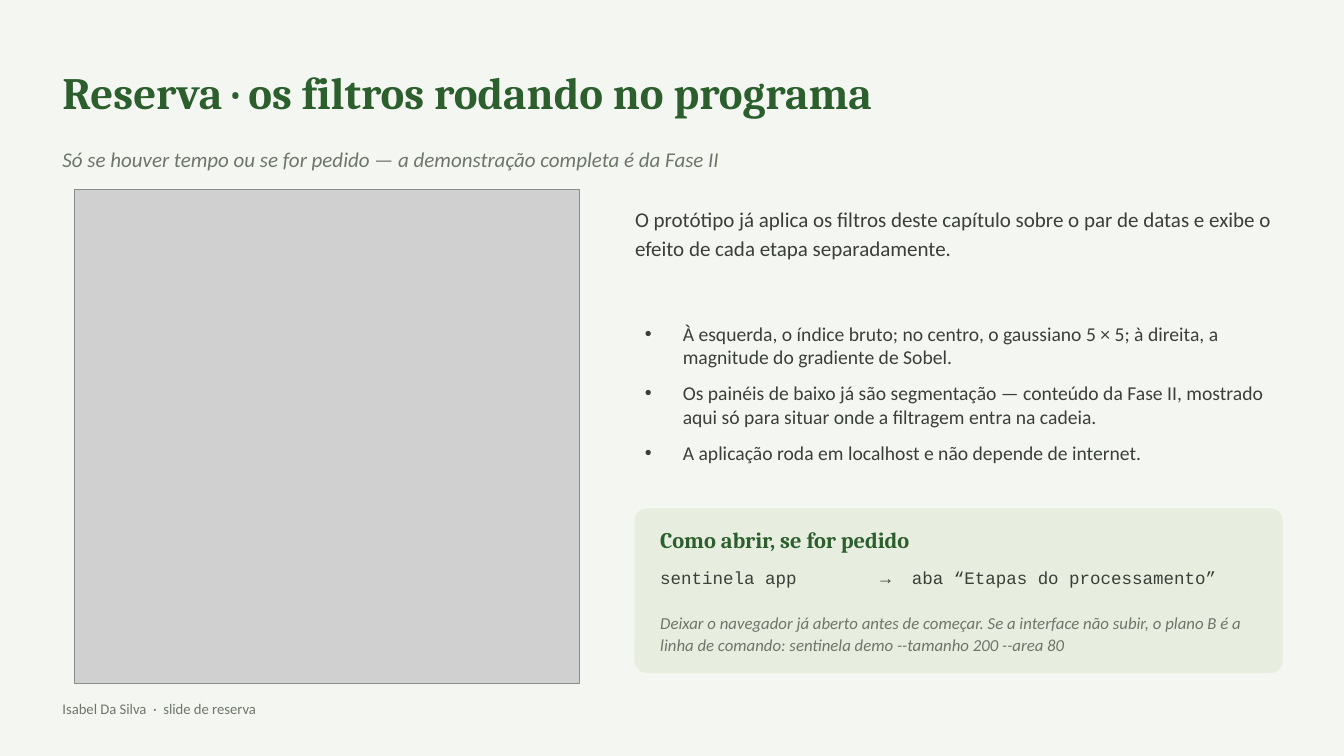
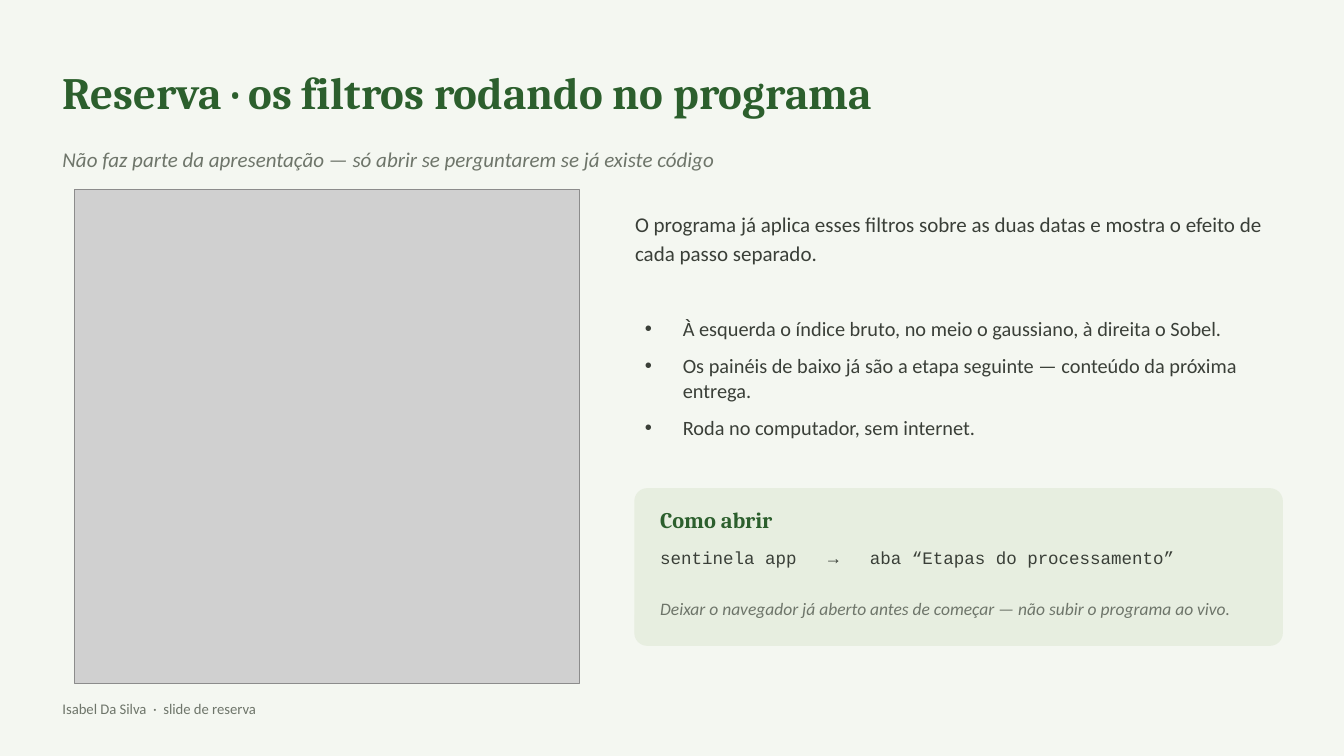
Before and after one commit to DevAndreMassarente/aps-desmatamento-satelite, a slide deck: slide 11 of entrega/apresentacao-qualificacao.pptx (slide 16 before the commit). Drawn at 1344x756 pixels with LibreOffice and Linux fonts; fonts in the diff are those of the drawing; grey boxes stand for pictures. Boxes give left, top, right and bottom in pixels: in the first picture for what was removed or moved away, otherwise in the second. Text is boxed around its words. In the diff, an @@ line names an element or a change of style, - is before the commit and + after.

```diff
--- a/entrega/apresentacao-qualificacao.pptx
+++ b/entrega/apresentacao-qualificacao.pptx
@@ text at (62,152,713,171): text changed @@
-Só se houver tempo ou se for pedido — a demonstração completa é da Fase II
+Não faz parte da apresentação — só abrir se perguntarem se já existe código
@@ text at (635,217,1261,265): text changed @@
-O protótipo já aplica os filtros deste capítulo sobre o par de datas e exibe o efeito de cada etapa separadamente.
+O programa já aplica esses filtros sobre as duas datas e mostra o efeito de cada passo separado.
@@ text at (683,320,1236,439): text changed; size 14 to 14.5 pt @@
-• À esquerda, o índice bruto; no centro, o gaussiano 5 × 5; à direita, a magnitude do gradiente de Sobel.
-• Os painéis de baixo já são segmentação — conteúdo da Fase II, mostrado aqui só para situar onde a filtragem entra na cadeia.
-• A aplicação roda em localhost e não depende de internet.
+• À esquerda o índice bruto, no meio o gaussiano, à direita o Sobel.
+• Os painéis de baixo já são a etapa seguinte — conteúdo da próxima entrega.
+• Roda no computador, sem internet.
@@ rounded rectangle: place and size @@
-rounded rectangle at (635,509,1282,673)
+rounded rectangle at (635,489,1282,645)
@@ rounded rectangle at (635,489,1282,645): proportions changed @@
@@ text at (660,512,773,528): text changed @@
-Como abrir, se for pedido
+Como abrir
@@ text "sentinela app → aba “Etapas ..." rewrapped from (660,572,1216,588) to (660,552,1174,568) @@
@@ text at (660,603,1230,618): text changed; size 12 to 12.5 pt @@
-Deixar o navegador já aberto antes de começar. Se a interface não subir, o plano B é a linha de comando: sentinela demo --tamanho 200 --area 80
+Deixar o navegador já aberto antes de começar — não subir o programa ao vivo.
```
Also in this commit, not shown: 4 other slides changed, 6 slides added, 11 slides removed, 9 other files.
